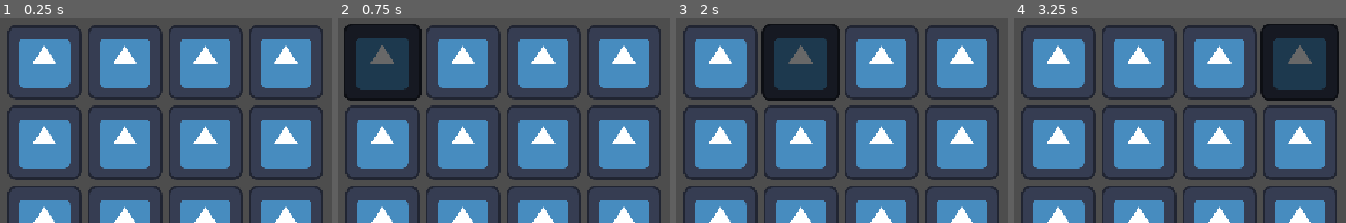
Above: before the commit, frames 1-4 (left to right).
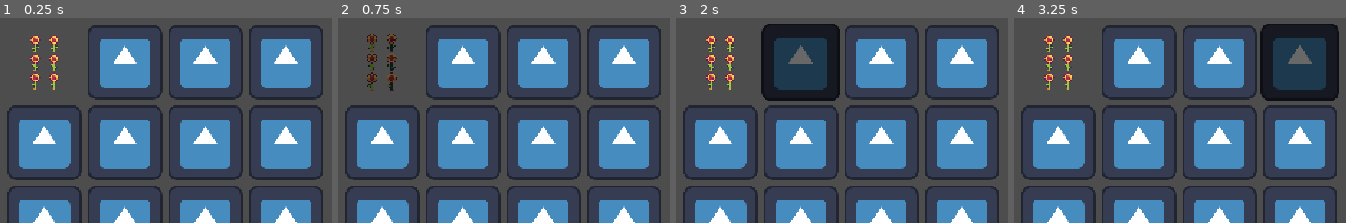
Above: after the commit, the same moments.

Repository: Paulpoomrit/hilbert-hotel-prototype
Game: Godot game, scene res://Common/MendingMechanics/UI/mending_ui.tscn
The game is run twice, just before and just after one commit, with the same random seed, the same clock (stepped at 60 frames per second) and the same inputs. This scene is started directly instead of the project's main scene. The engine's default icon, where the game draws it, is replaced by a stand-in: a white triangle on a blue panel in a dark square.
Inputs (mouse positions are % of the whole screen's width and height, from its top left):
- Up to frame 1 (0.25 s): no input
- Up to frame 2 (0.75 s): click (7, 11) at 0.52 s
- Up to frame 3 (2 s): click (19, 11) at 1.27 s
- Up to frame 4 (3.25 s): click (31, 11) at 2.02 s; click (43, 11) at 2.77 s
The pictures show only the part of the screen within x 0-50%, y 0-50%; the shares and areas given below are measured in that part.

The runs differ from the first frame. In frame 1, 4.9% of the frame differs, in the area x 2-25%, y 3-40%; in frame 2, 8.7%, in the area x 1-26%, y 2-41%; in frame 3, 4.9%; in frame 4, 4.9%.

Commit message:
Added drop functionality

Diff:
--- a/Common/MendingMechanics/UI/mending_ui.tscn
+++ b/Common/MendingMechanics/UI/mending_ui.tscn
@@ -1,8 +1,9 @@
-[gd_scene load_steps=4 format=3 uid="uid://b6w35nsox3nud"]
+[gd_scene load_steps=5 format=3 uid="uid://b6w35nsox3nud"]
 
 [ext_resource type="Script" uid="uid://kgycyc3ck78a" path="res://Common/MendingMechanics/UI/mending_ui.gd" id="1_a0i6h"]
 [ext_resource type="PackedScene" uid="uid://ciexe7prabm03" path="res://Common/MendingMechanics/block.tscn" id="2_a0i6h"]
 [ext_resource type="Theme" uid="uid://b8xypxaan6n64" path="res://Common/MendingMechanics/UI/mending_ui_grid_theme.tres" id="2_ajjxs"]
+[ext_resource type="Texture2D" uid="uid://b2kg8s2ru82uy" path="res://Content/sprites/Pixel Plains Premium Pack/Fall/Sunflowers.png" id="4_lie0p"]
 
 [node name="MendingUI" type="Control"]
 layout_mode = 3
@@ -24,9 +25,9 @@
 anchor_top = 0.5
 anchor_right = 0.5
 anchor_bottom = 0.5
-offset_left = -20.0
+offset_left = -19.999939
 offset_top = -20.0
-offset_right = 20.0
+offset_right = 20.000061
 offset_bottom = 20.0
 grow_horizontal = 2
 grow_vertical = 2
@@ -44,6 +45,7 @@
 
 [node name="Block" parent="CenterContainer/HBoxContainer/MendingArea" instance=ExtResource("2_a0i6h")]
 layout_mode = 2
+texture_normal = ExtResource("4_lie0p")
 
 [node name="Block2" parent="CenterContainer/HBoxContainer/MendingArea" instance=ExtResource("2_a0i6h")]
 layout_mode = 2
--- a/Common/MendingMechanics/block.gd
+++ b/Common/MendingMechanics/block.gd
@@ -43,10 +43,21 @@
 	if self.texture_normal == null:
 		return
 
+	# Create preview icon for dragging
 	var preview_block = self.duplicate()
 	var preview_control_node = Control.new()
 	preview_control_node.add_child(preview_block)
 	preview_block.position -= self.texture_normal.get_size() / 2
 
 	set_drag_preview(preview_control_node)
-	return self.texture_normal
+	return self
+
+
+func _can_drop_data(at_position: Vector2, data: Variant) -> bool:
+	return true
+
+
+func _drop_data(at_position: Vector2, data: Variant) -> void:
+	var current_block_temp = self.texture_normal
+	self.texture_normal = data.texture_normal
+	data.texture_normal = current_block_temp
